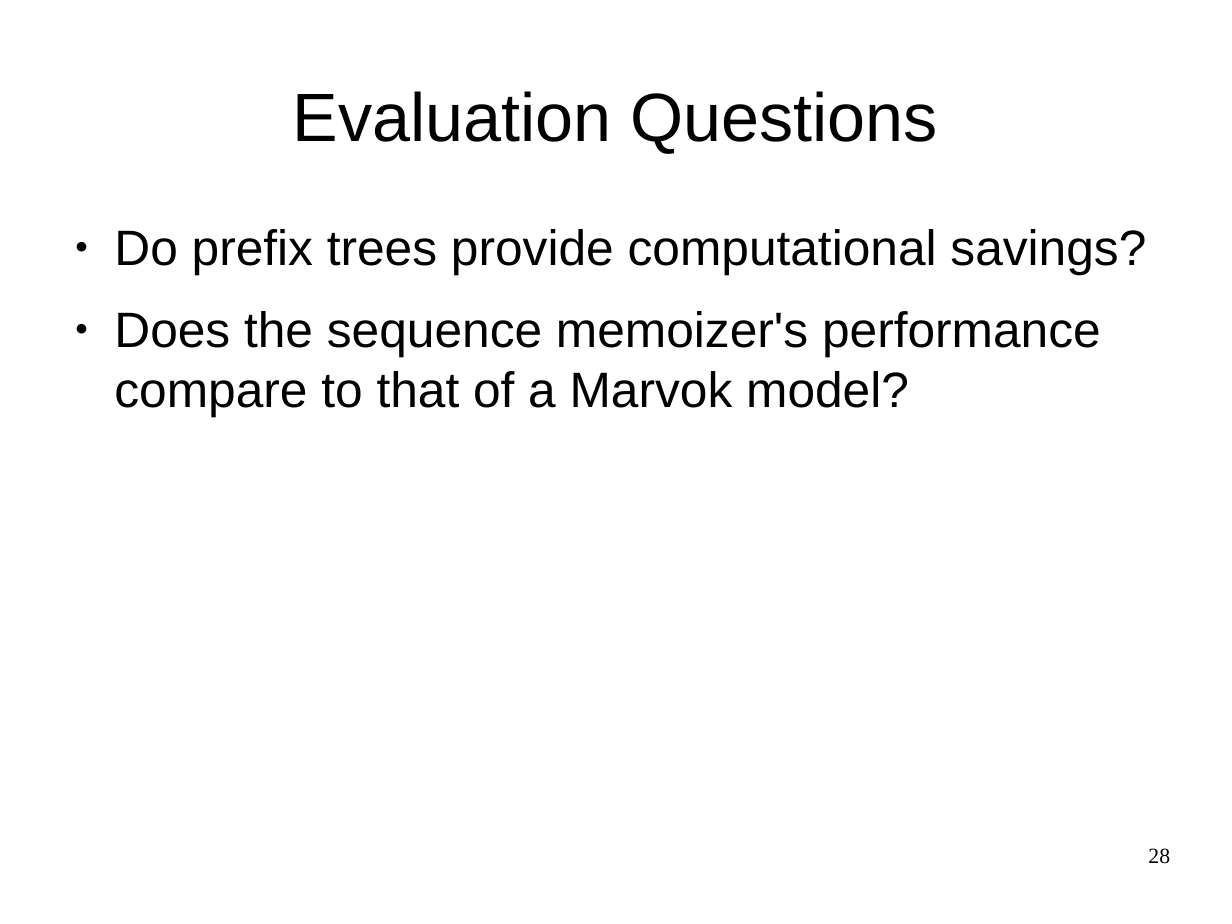
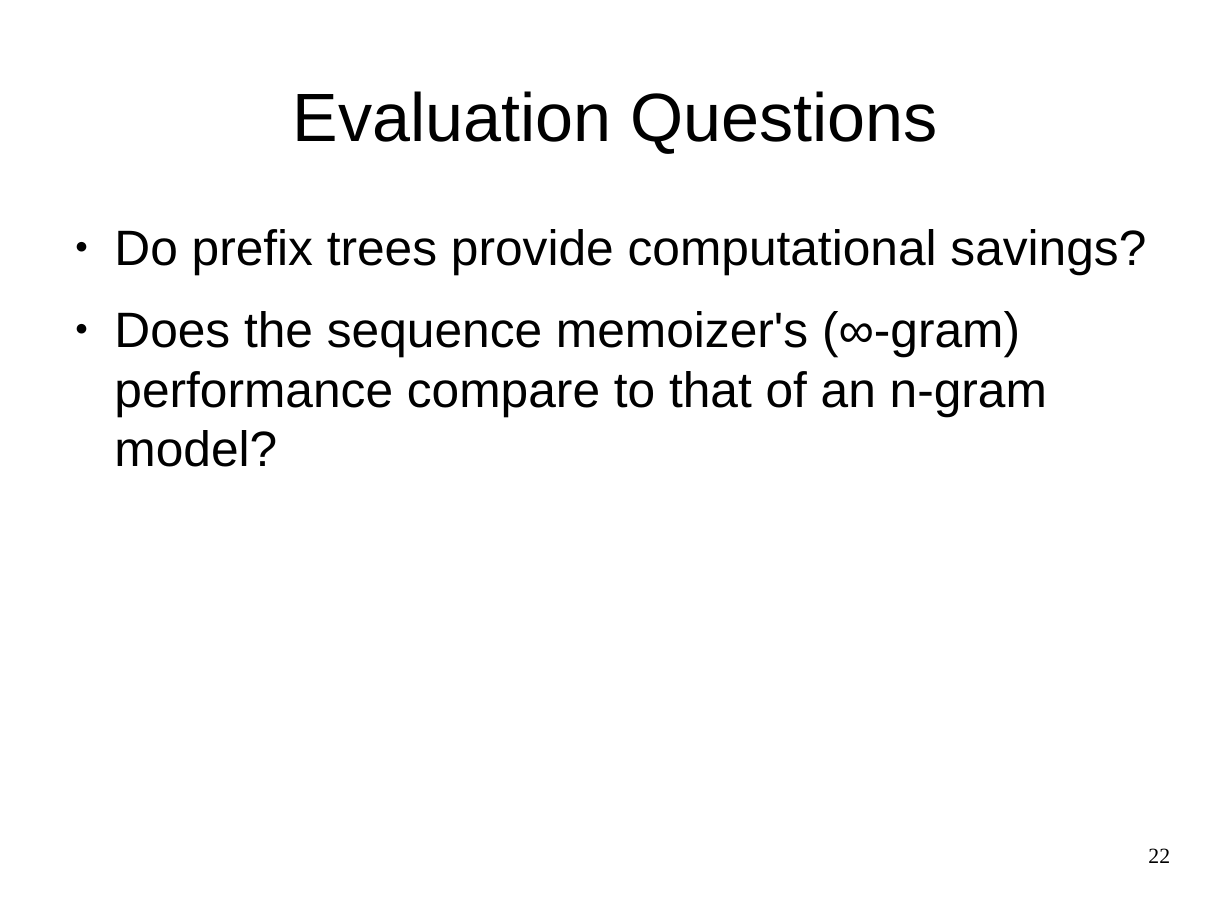
Before and after one commit to snadi/cs886, a slide deck: slide 22 of cs886/presentation/cs886_sarah-karim.odp (slide 28 before the commit). Drawn at 1232x924 pixels with LibreOffice and Linux fonts; fonts in the diff are those of the drawing. Boxes give left, top, right and bottom in pixels: in the first picture for what was removed or moved away, otherwise in the second. Text is boxed around its words. In the diff, an @@ line names an element or a change of style, - is before the commit and + after.

```diff
--- a/cs886/presentation/cs886_sarah-karim.odp
+++ b/cs886/presentation/cs886_sarah-karim.odp
@@ text at (114,311,1047,467): text changed @@
-● Does the sequence memoizer's performance compare to that of a Marvok model?
+● Does the sequence memoizer's (∞-gram) performance compare to that of an n-gram model?
@@ page number at (1148,848,1170,863): text changed @@
-28
+22
```
Also in this commit, not shown: 14 other slides changed, 11 slides added, 12 slides removed.
